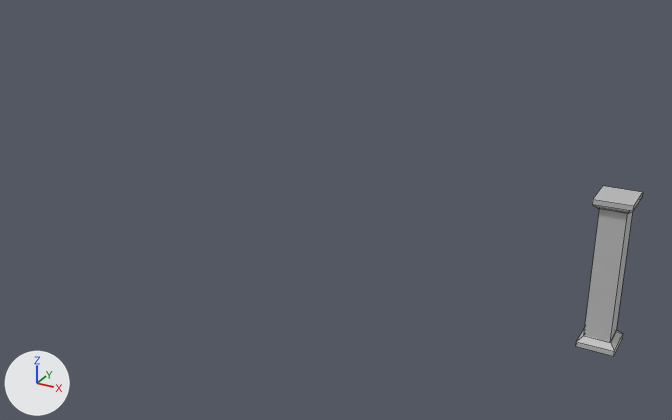
The FBX model Assets/Assets/sm_Pillar3.fbx as it was, and as the next commit left it.
One viewpoint serves both versions: a 50 mm lens placed at (23.73, -23.16, 12.55), pointed at (11.36, -0.66, 1.3). Every picture has the same lights, and +X, +Y and +Z are marked at lower left. Mesh edges are drawn as thin lines. Where no turn or scale is listed for an object, it has been applied to the vertices.

In view in the first picture: 'pasted__polySurface5'.
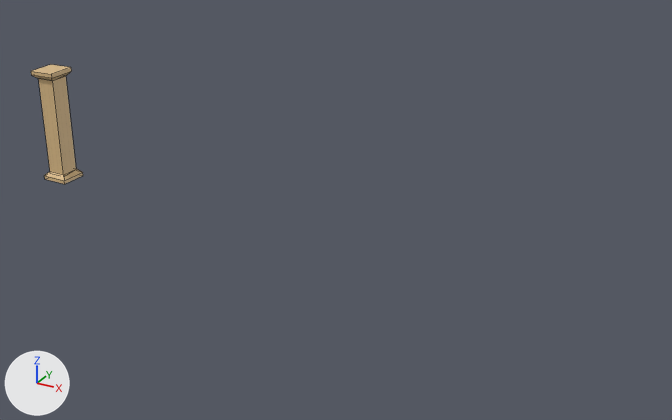
Diff of the bpy script that builds the scene:
```diff
--- a/Assets/Assets/sm_Pillar3.fbx.py
+++ b/Assets/Assets/sm_Pillar3.fbx.py
@@ img_sm_pillar3_jpg @@
+img_sm_pillar3_jpg = load_image('sm_Pillar3.jpg', '_unpacked/sm_Pillar3.jpg', 2048, 2048, 'sRGB')
@@ mat_lambert11 @@
+mat_lambert11 = principled_material('lambert11')
+mat_lambert11.texture = img_sm_pillar3_jpg
@@ me_mesh @@
 # used by ob_pasted__polysurface5; location = (19.76, -2.05, -0.16)
 # verts and faces of me_mesh; kept vertices keep their numbers, new ones are numbered from 32
 # before: 12 (-0.33, -0.31, 0.36) at pixel (583, 335), 13 (0.33, -0.31, 0.36) at pixel (610, 342), 14 (-0.33, -0.31, 3.89) at pixel (599, 207), 15 (0.33, -0.31, 3.89) at pixel (627, 212), 16 (-0.33, 0.31, 3.89)
 # before: 17 (0.33, 0.31, 3.89), 18 (-0.33, 0.31, 0.36), 19 (0.33, 0.31, 0.36) at pixel (616, 330)
-me_mesh.from_pydata(...)  # 32 vertices, 26 faces; spans x -0.48..0.48, y -0.48..0.48, z 0.09..4.15
-me_mesh.materials.append(mat_lambert1)  # grey #bcbcbc
+me_mesh.from_pydata(...)  # 32 vertices, 26 faces; spans x -0.49..0.49, y -0.48..0.48, z -2.03..2.03
+# me_mesh part 1: the loose piece of 12 vertices spanning x -0.47..0.48, y -0.48..0.48, z 0.09..0.37 is moved by (-0.02, 0.0, -2.11), in mat_lambert11 (picture img_sm_pillar3_jpg)
+# me_mesh part 2: the loose piece of 12 vertices spanning x -0.48..0.47, y -0.48..0.48, z 3.85..4.15 is multiplied about its middle by the matrix ((1.0, 0.0, 0.011), (0.0, 1.0, -0.02), (-0.011, 0.02, 1.0)), then moved by (0.02, 0.0, -2.13), in mat_lambert11 (picture img_sm_pillar3_jpg)
+# me_mesh part 3
+delete_vertices([*range(12, 20)])  # with the faces that use them
+# me_mesh part 4
+verts[32] = (-0.35, -0.32, -1.81)
+verts[33] = (-0.31, -0.32, 1.73)  # pixel (38, 78)
+verts[34] = (-0.35, 0.32, -1.75)
+for new, old in zip([35, 36, 37], [32, 33, 34]): verts[new] = verts[old] + (0.66, 0.0, -0.01)
+verts[38] = (-0.32, 0.32, 1.78)
+verts[39] = (0.35, 0.32, 1.78)  # pixel (65, 74)
+faces += [(32, 35, 36, 33), (33, 36, 39, 38), (34, 38, 39, 37), (32, 34, 37, 35), (35, 37, 39, 36), (32, 33, 38, 34)]
+me_mesh.materials.append(mat_lambert11)  # picture img_sm_pillar3_jpg
@@ ob_pasted__polysurface5 @@
 ob_pasted__polysurface5 = bpy.data.objects.new('pasted__polySurface5', me_mesh)
-ob_pasted__polysurface5.location = (19.76, -2.05, -0.16)
+ob_pasted__polysurface5.location = (-0.13, -0.27, 2.04)
```

Pixel boxes (x1, y1, x2, y2) of what changed, in the pictures (672 x 420 px; the box of a moved part takes in the faces that stretch with it):
'pasted__polySurface5', reshaped, moved (22% narrower, 29% shorter): before (576, 186, 643, 356); after (31, 64, 83, 184)
part 1 of me_mesh, moved or reshaped: before (576, 328, 623, 356); after (44, 169, 83, 184)
part 2 of me_mesh, moved or reshaped: before (592, 186, 643, 214); after (31, 64, 71, 81)
part 3 of me_mesh, deleted: before (584, 209, 633, 342)
part 4 of me_mesh, added (brown): after (38, 76, 76, 175)
